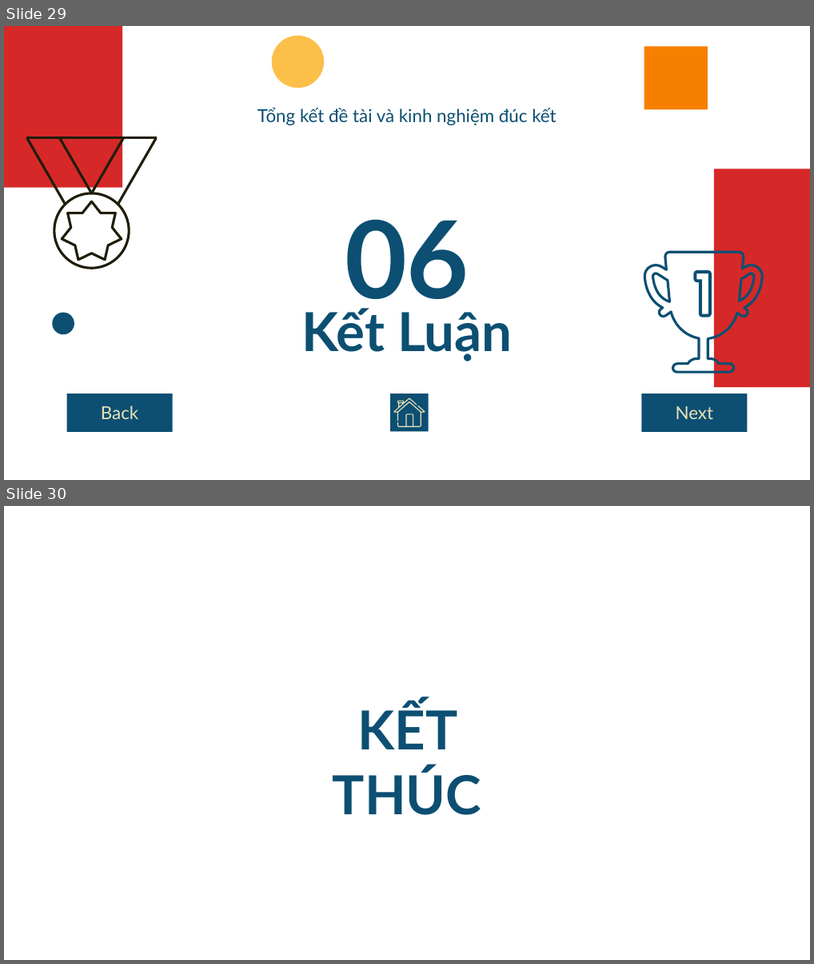
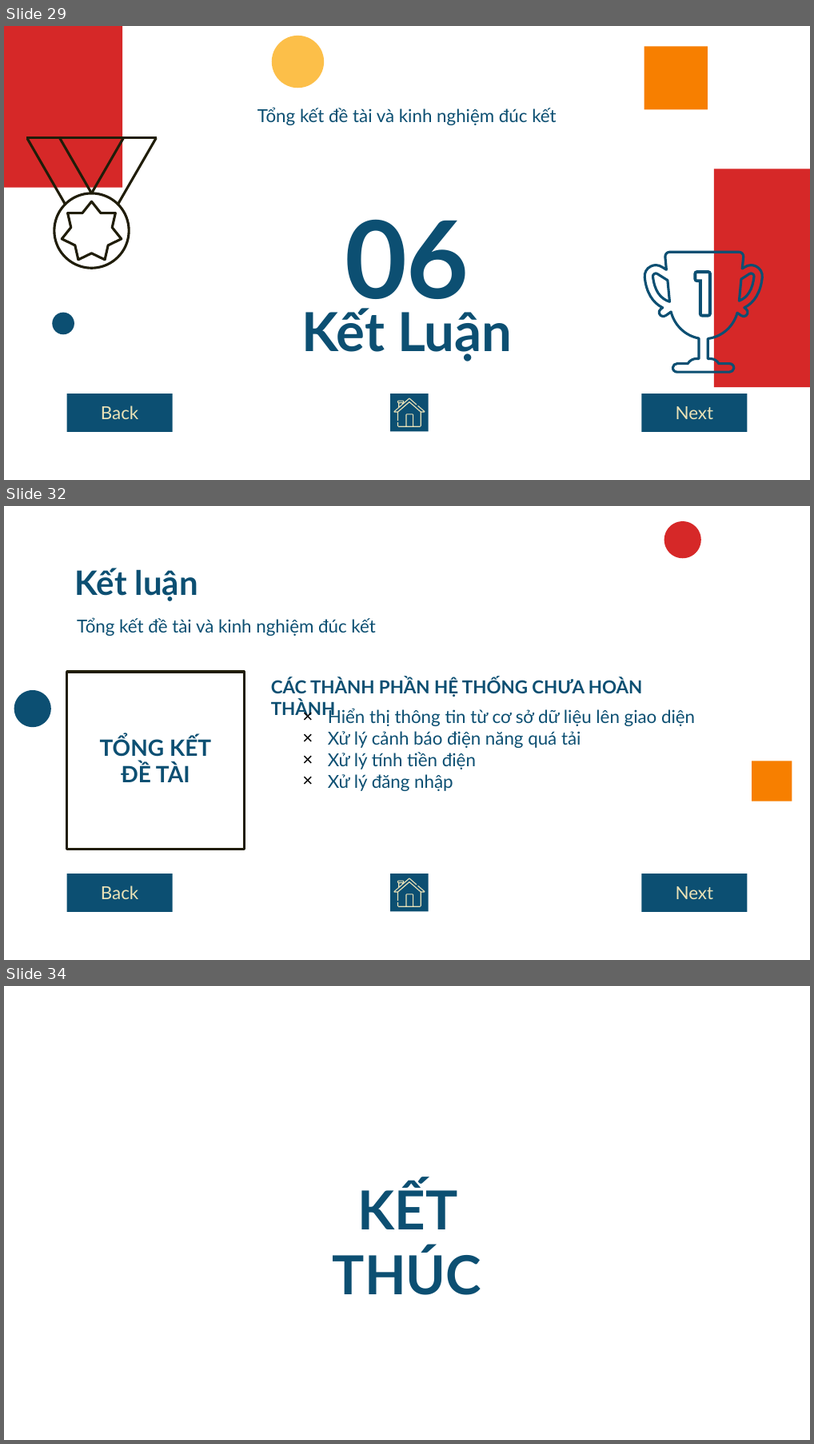
Before and after one commit to npackr/for-mqtt-dashboard, a slide deck: document/presentation.pptx. Shown one above the other, each under a label of ours: slides 29 and 30 before the commit, slides 29, 32 and 34 after it; the slides between them are not shown. The pictures are 814x964 and 814x1444 pixels, drawn with LibreOffice and Linux fonts; fonts in the diff are those of the drawing. Boxes give left, top, right and bottom in pixels: in the first picture for what was removed or moved away, otherwise in the second. Text is boxed around its words. In the diff, an @@ line names an element or a change of style, - is before the commit and + after.

```diff
--- a/document/presentation.pptx
+++ b/document/presentation.pptx
@@ slide 32 added at [4,506,810,960], background #FFFFFF @@
@@ ellipse added at [665,521,702,559], fill #D62828 @@
@@ title added at [75,568,198,601], 30 pt, text #0C4F72, bold @@
+Kết luận
@@ text added at [77,617,375,636], 16 pt, text #0C4F72 @@
+Tổng kết đề tài và kinh nghiệm đúc kết
@@ rectangle added at [67,672,244,848], outline #201D09 2.25 pt, 20 pt, text #0C4F72, bold @@
+TỔNG KẾT
+ĐỀ TÀI
@@ ellipse added at [14,690,51,727], fill #0C4F72 @@
@@ text added at [271,677,642,719], 16 pt, text #0C4F72, bold @@
+CÁC THÀNH PHẦN HỆ THỐNG CHƯA HOÀN THÀNH
@@ text added at [328,708,695,791], 16 pt, text #0C4F72 @@
+× Hiển thị thông tin từ cơ sở dữ liệu lên giao diện
+× Xử lý cảnh báo điện năng quá tải
+× Xử lý tính tiền điện
+× Xử lý đăng nhập
@@ rectangle added at [752,761,793,801], fill #F77F00 @@
@@ rectangle added at [67,873,173,911], fill #0C4F72, 16 pt, text #EAE2B7 @@
+Back
@@ rectangle added at [390,873,428,911], fill #0C4F72 @@
@@ freeform shape added at [394,878,425,907], fill #EAE2B7 @@
@@ rectangle added at [642,873,747,911], fill #0C4F72, 16 pt, text #EAE2B7 @@
+Next
@@ what was slide 30 is now slide 34 @@
```
Also in this commit, not shown: 1 slide changed, 3 other slides added.
